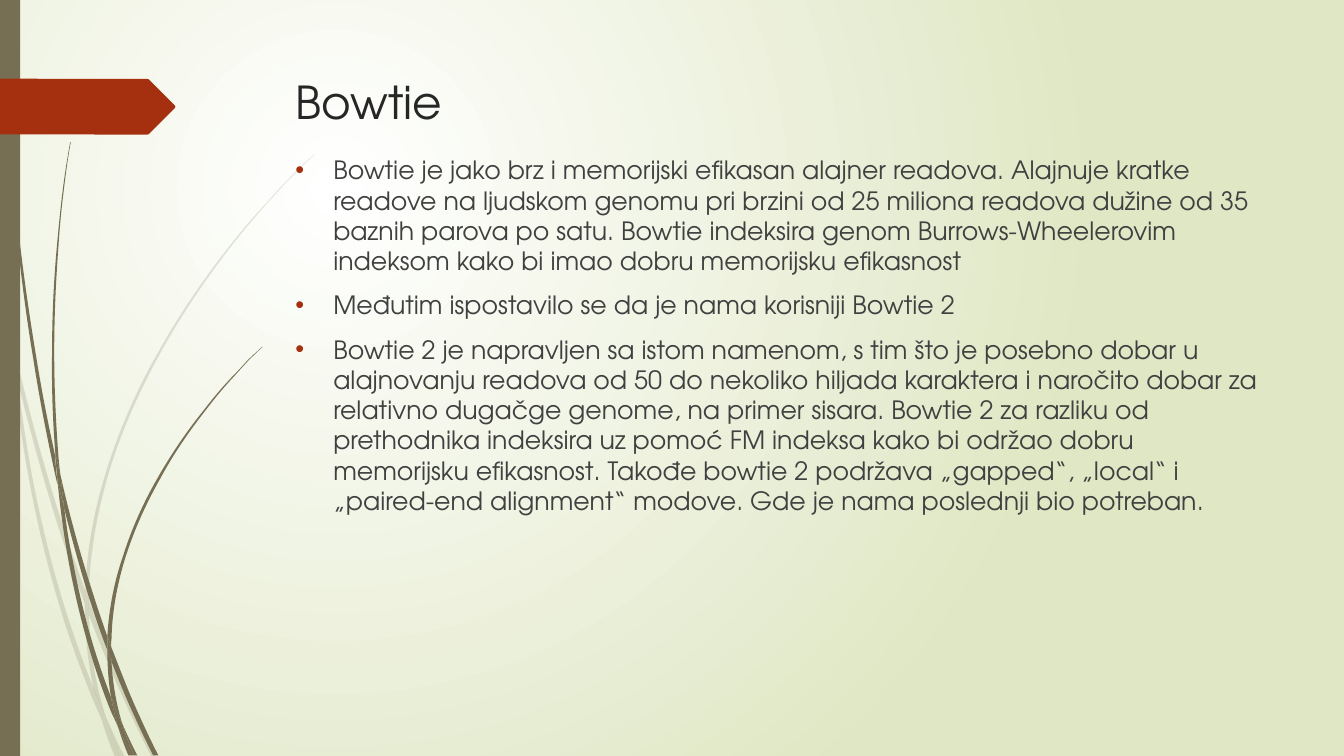
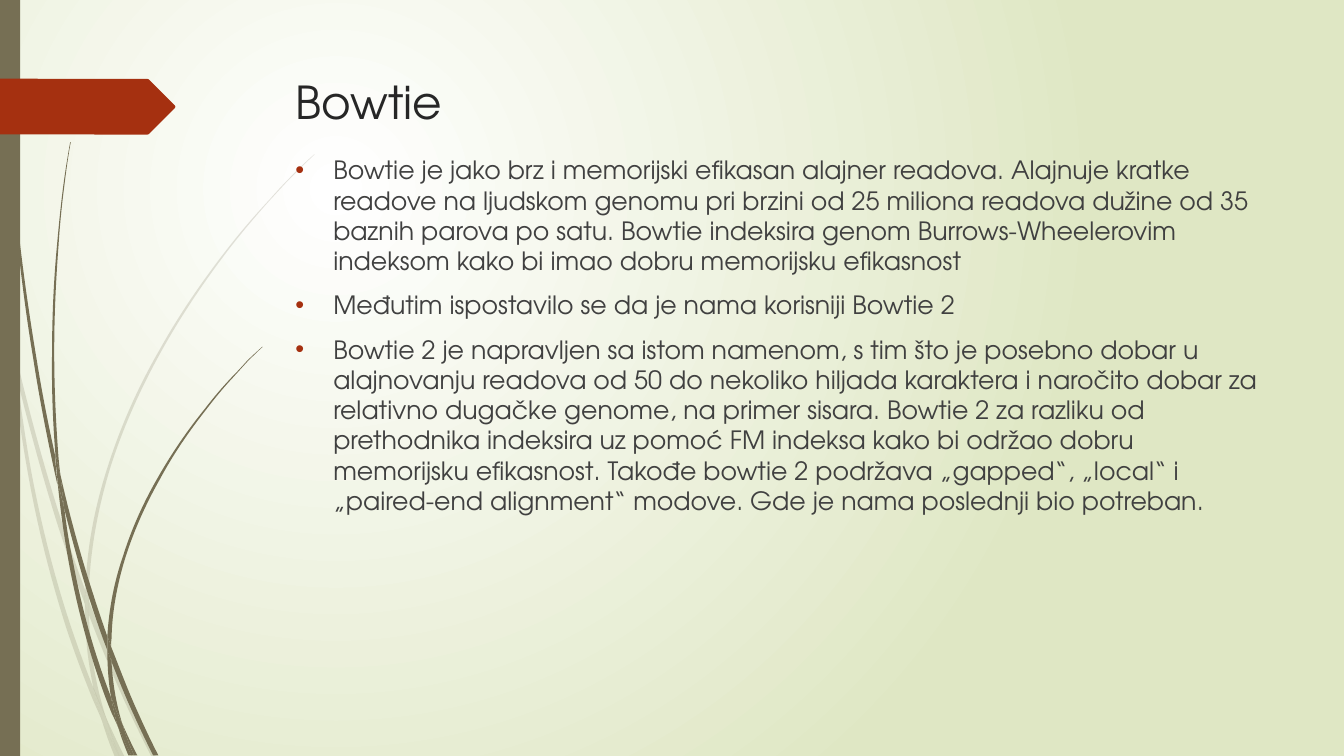
Before and after one commit to Fenrir996/IluminaPairEndReadSimulator, a slide deck: slide 12 of IluminaPairEndReadSimulator presentation.pptx (slide 11 before the commit). Drawn at 1344x756 pixels with LibreOffice and Linux fonts; fonts in the diff are those of the drawing. Boxes give left, top, right and bottom in pixels: in the first picture for what was removed or moved away, otherwise in the second. Text is boxed around its words. In the diff, an @@ line names an element or a change of style, - is before the commit and + after.

```diff
--- a/IluminaPairEndReadSimulator presentation.pptx
+++ b/IluminaPairEndReadSimulator presentation.pptx
@@ text at <box>333,340,1257,516</box>: text changed @@
-• Bowtie 2 je napravljen sa istom namenom, s tim što je posebno dobar u alajnovanju readova od 50 do nekoliko hiljada karaktera i naročito dobar za relativno dugačge genome, na primer sisara. Bowtie 2 za razliku od prethodnika indeksira uz pomoć FM indeksa kako bi održao dobru memorijsku efikasnost. Takođe bowtie 2 podržava „gapped“, „local“ i „paired-end alignment“ modove. Gde je nama poslednji bio potreban.
+• Bowtie 2 je napravljen sa istom namenom, s tim što je posebno dobar u alajnovanju readova od 50 do nekoliko hiljada karaktera i naročito dobar za relativno dugačke genome, na primer sisara. Bowtie 2 za razliku od prethodnika indeksira uz pomoć FM indeksa kako bi održao dobru memorijsku efikasnost. Takođe bowtie 2 podržava „gapped“, „local“ i „paired-end alignment“ modove. Gde je nama poslednji bio potreban.
```
Also in this commit, not shown: 6 slides added, 5 slides removed.
